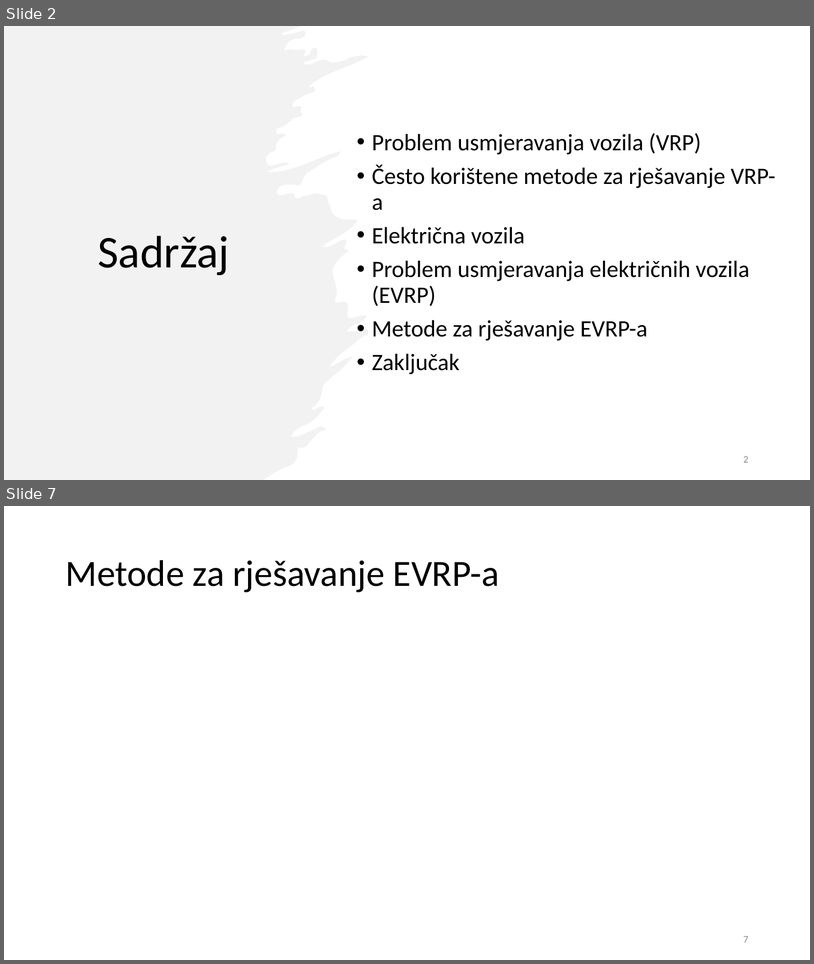
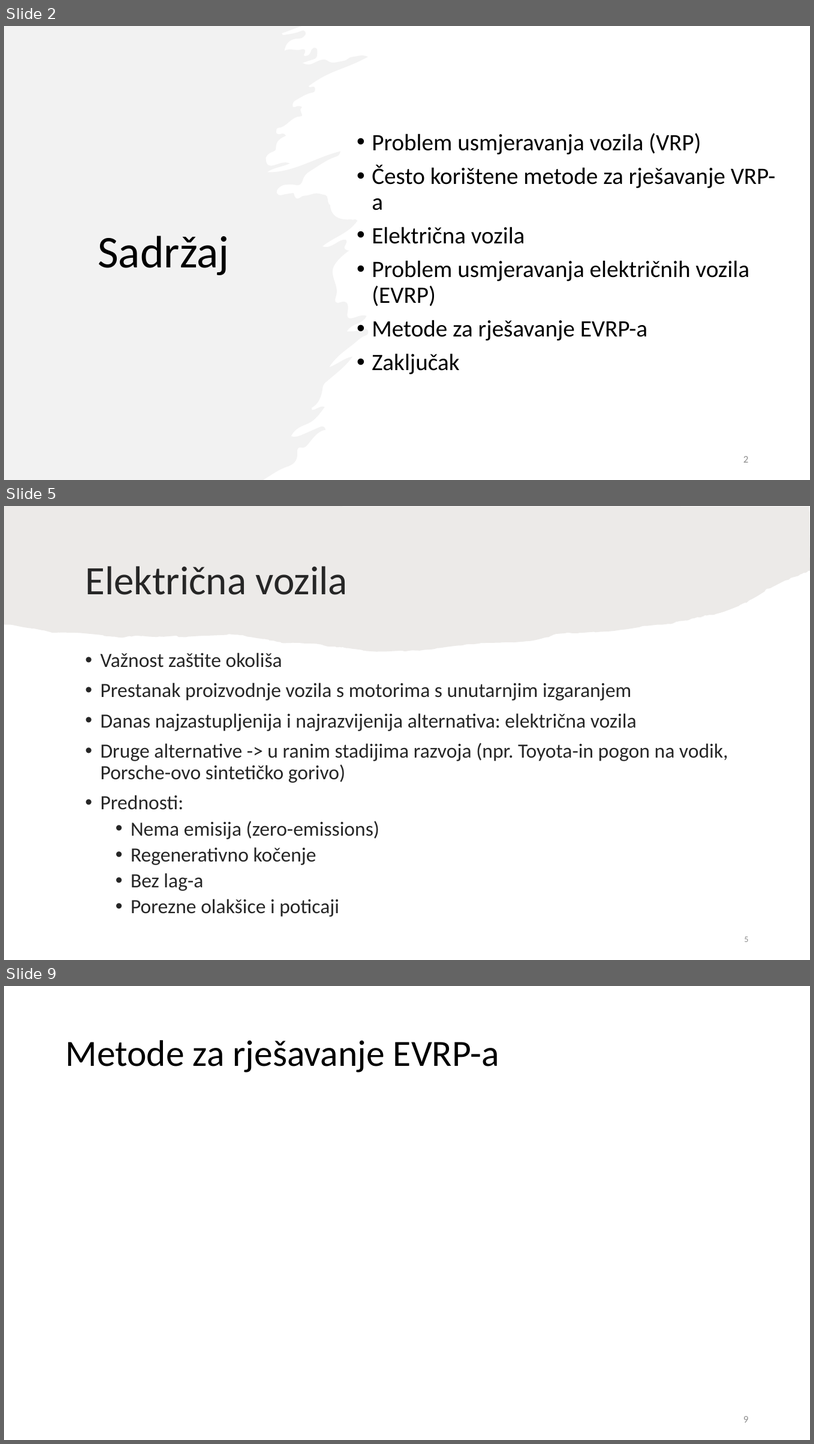
Before and after one commit to TinJukic/Seminar-2, a slide deck: Rješavanje problema usmjeravanja električnih vozila - Tin Jukić.pptx. Shown one above the other, each under a label of ours: slides 2 and 7 before the commit, slides 2, 5 and 9 after it; the slides between them are not shown. The pictures are 814x964 and 814x1444 pixels, drawn with LibreOffice and Linux fonts; fonts in the diff are those of the drawing. Boxes give left, top, right and bottom in pixels: in the first picture for what was removed or moved away, otherwise in the second. Text is boxed around its words. In the diff, an @@ line names an element or a change of style, - is before the commit and + after.

```diff
--- a/Rješavanje problema usmjeravanja električnih vozila - Tin Jukić.pptx
+++ b/Rješavanje problema usmjeravanja električnih vozila - Tin Jukić.pptx
@@ slide 5 added at box(4, 506, 810, 960), background #FFFFFF @@
@@ freeform shape added at box(4, 506, 810, 652), fill #82766A at 15% opacity @@
@@ title added at box(85, 566, 348, 595), 48 pt, text #262626 @@
+Električna vozila
@@ text added at box(101, 652, 729, 916), 24 pt, text #262626 @@
+• Važnost zaštite okoliša
+• Prestanak proizvodnje vozila s motorima s unutarnjim izgaranjem
+• Danas najzastupljenija i najrazvijenija alternativa: električna vozila
+• Druge alternative -> u ranim stadijima razvoja (npr. Toyota-in pogon na vodik, Porsche-ovo sintetičko gorivo)
+• Prednosti:
+  • Nema emisija (zero-emissions)
+  • Regenerativno kočenje
+  • Bez lag-a
+  • Porezne olakšice i poticaji
@@ page number added at box(744, 936, 749, 942), 10 pt, text #8C8C8C @@
+5
@@ what was slide 7 is now slide 9 @@
@@ page number at box(744, 1416, 749, 1422): text changed @@
-7
+9
```
Also in this commit, not shown: 4 slides changed, 2 other slides added, 1 slide removed, 2 other files.
